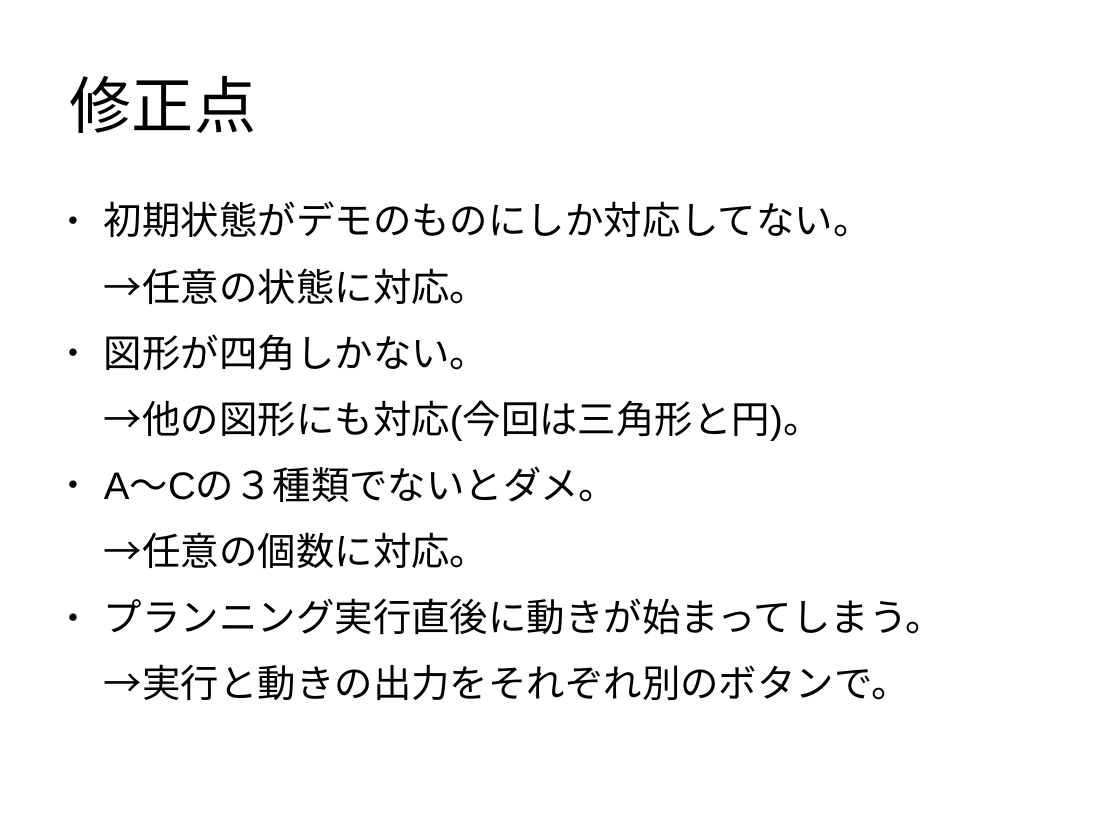
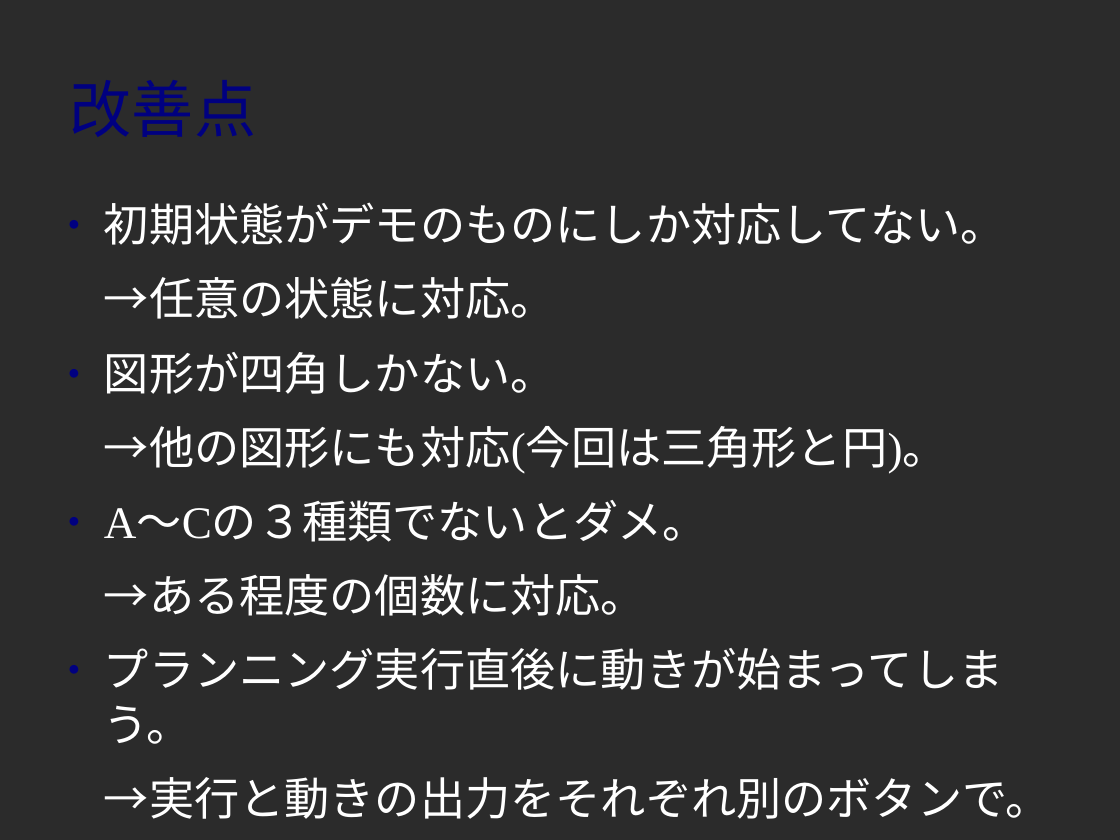
Before and after one commit to KP04/Grep7, a slide deck: slide 3 of GUIslide.odp (slide 4 before the commit). Drawn at 1120x840 pixels with LibreOffice and Linux fonts; fonts in the diff are those of the drawing; background and template pictures are left out; a plain dark background stands for a picture behind light text. Boxes give left, top, right and bottom in pixels: in the first picture for what was removed or moved away, otherwise in the second. Text is boxed around its words. In the diff, an @@ line names an element or a change of style, - is before the commit and + after.

```diff
--- a/GUIslide.odp
+++ b/GUIslide.odp
@@ background #FFFFFF to picture (left out) @@
@@ title at [70, 76, 256, 133]: text changed; font Arial to Times New Roman; text colour #000000 to #000080 @@
-修正点
+改善点
@@ text at [104, 202, 1051, 819]: size 27.2 to 32 pt, font Arial to Times New Roman, text colour #000000 to #FFFFFF; indent changed; bullet colour #000000 to #000080 @@
@@ text at [104, 574, 646, 616]: text changed; size 27.2 to 32 pt; font Arial to Times New Roman; text colour #000000 to #FFFFFF @@
-→任意の個数に対応。
+→ある程度の個数に対応。
```
Also in this commit, not shown: 3 other slides changed, 1 slide removed, 1 other file.
